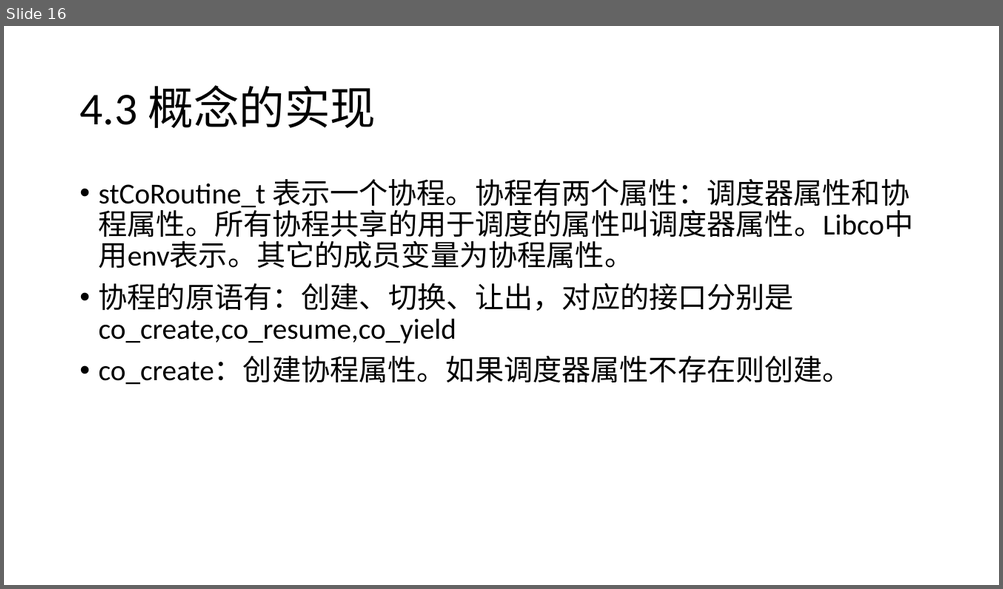
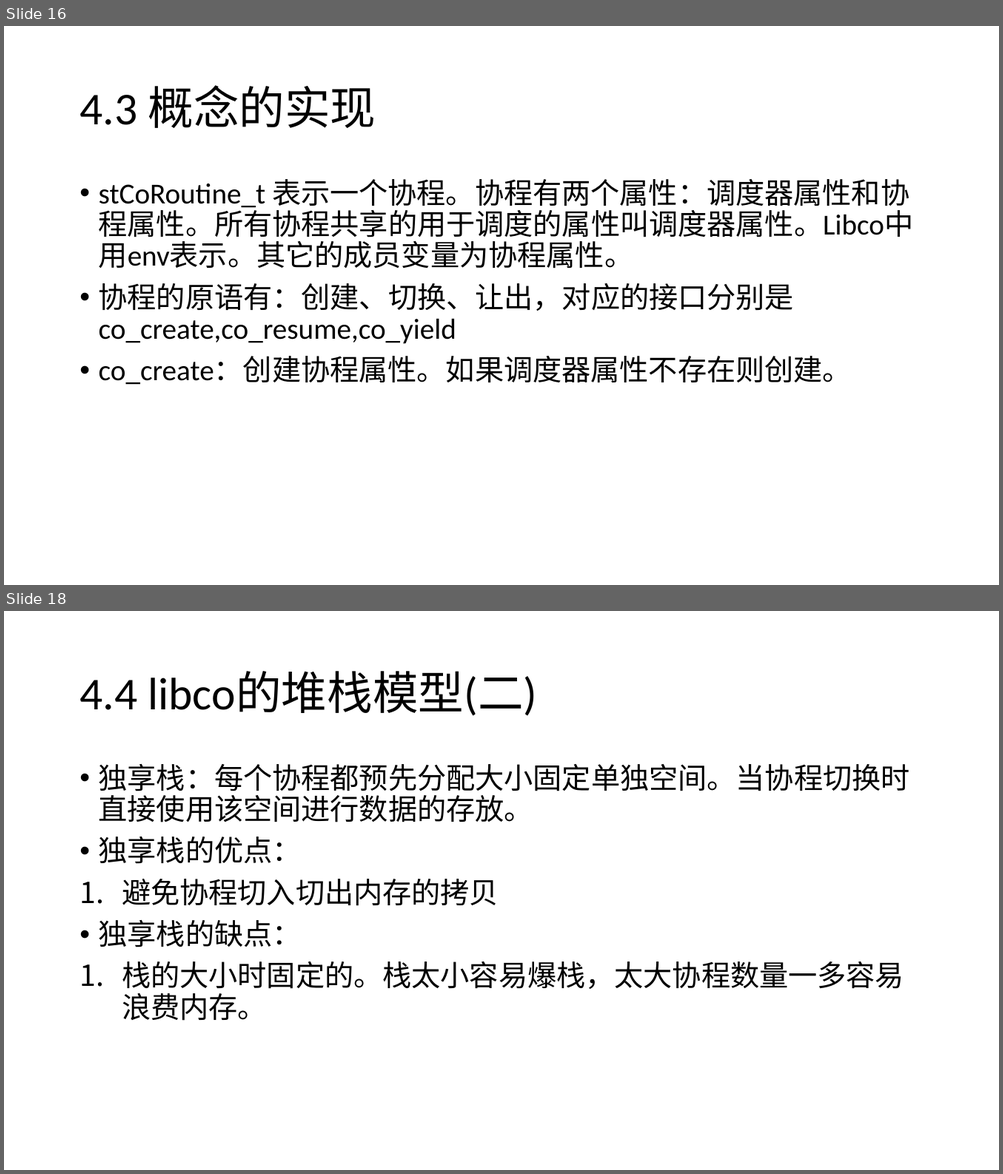
Before and after one commit to djpan0303/tech_paper, a slide deck: 协程/协程-潘东经.pptx. Shown one above the other, each under a label of ours: slide 16 before the commit, slides 16 and 18 after it; the slides between them are not shown. The pictures are 1003x589 and 1003x1174 pixels, drawn with LibreOffice and Linux fonts; fonts in the diff are those of the drawing. Boxes give left, top, right and bottom in pixels: in the first picture for what was removed or moved away, otherwise in the second. Text is boxed around its words. In the diff, an @@ line names an element or a change of style, - is before the commit and + after.

```diff
--- a/协程/协程-潘东经.pptx
+++ b/协程/协程-潘东经.pptx
@@ slide 18 added at <box>4,611,999,1170</box>, background #FFFFFF @@
@@ title added at <box>79,672,537,716</box>, 44 pt, text #000000 @@
+4.4 libco的堆栈模型(二)
@@ text added at <box>99,764,910,1021</box>, 28 pt, text #000000 @@
+• 独享栈：每个协程都预先分配大小固定单独空间。当协程切换时直接使用该空间进行数据的存放。
+• 独享栈的优点：
+1. 避免协程切入切出内存的拷贝
+• 独享栈的缺点：
+1. 栈的大小时固定的。栈太小容易爆栈，太大协程数量一多容易浪费内存。
```
Also in this commit, not shown: 3 slides changed, 2 other slides added, 14 other files.
